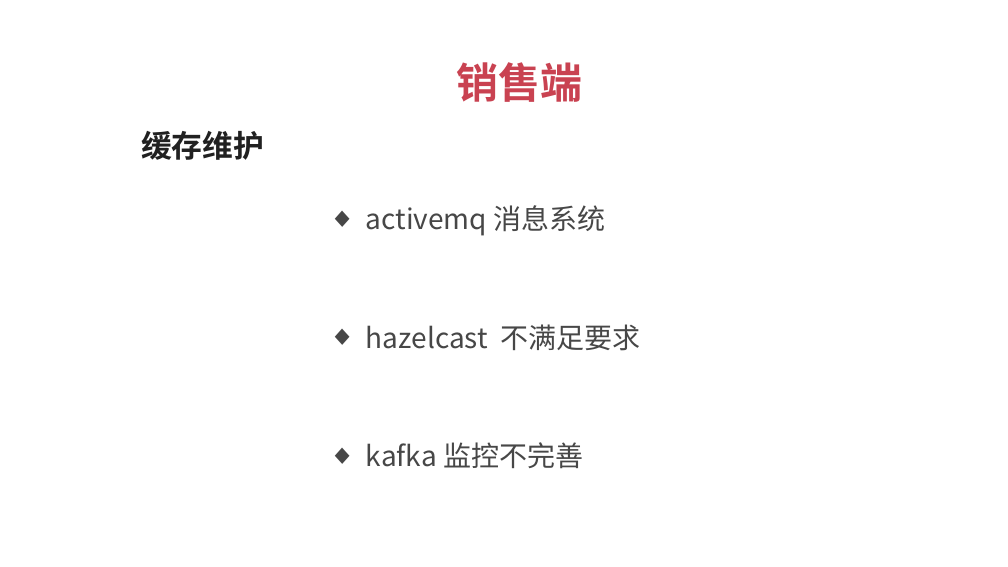
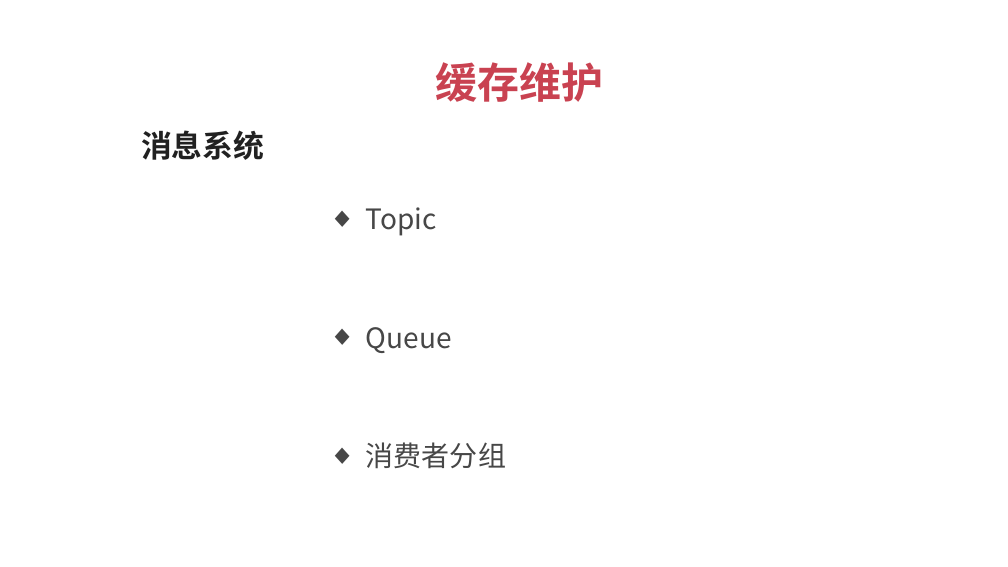
Before and after one commit to 1329555958/financial, a slide deck: slide 63 of 理财平台.pptx. Drawn at 1008x567 pixels with LibreOffice and Linux fonts; fonts in the diff are those of the drawing. Boxes give left, top, right and bottom in pixels: in the first picture for what was removed or moved away, otherwise in the second. Text is boxed around its words. In the diff, an @@ line names an element or a change of style, - is before the commit and + after.

```diff
--- a/理财平台.pptx
+++ b/理财平台.pptx
@@ text at [436,62,604,102]: text changed @@
-销售端
+缓存维护
@@ text at [141,130,264,160]: text changed @@
-缓存维护
+消息系统
@@ text at [366,207,437,236]: text changed @@
-  ◆ activemq 消息系统
+  ◆ Topic
@@ text at [366,327,452,353]: text changed @@
-  ◆ hazelcast 不满足要求
+  ◆ Queue
@@ text at [366,442,506,469]: text changed @@
-  ◆ kafka 监控不完善
+  ◆ 消费者分组
```
Also in this commit, not shown: 1 slide added, 8 other files.
